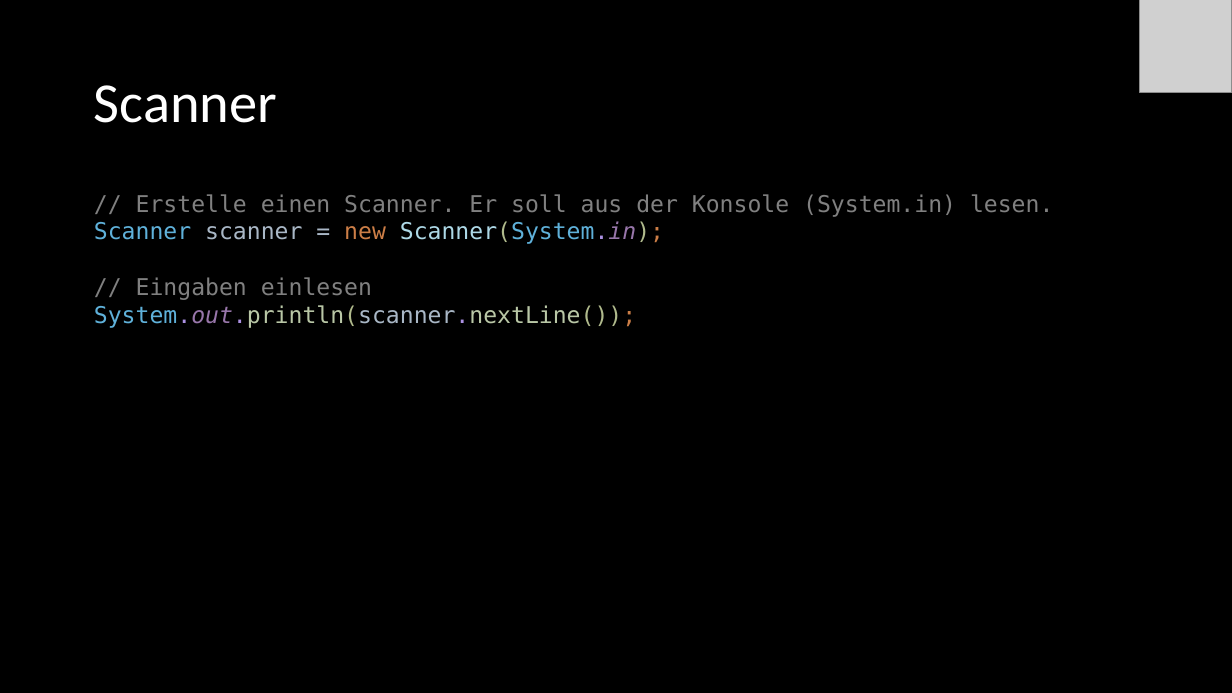
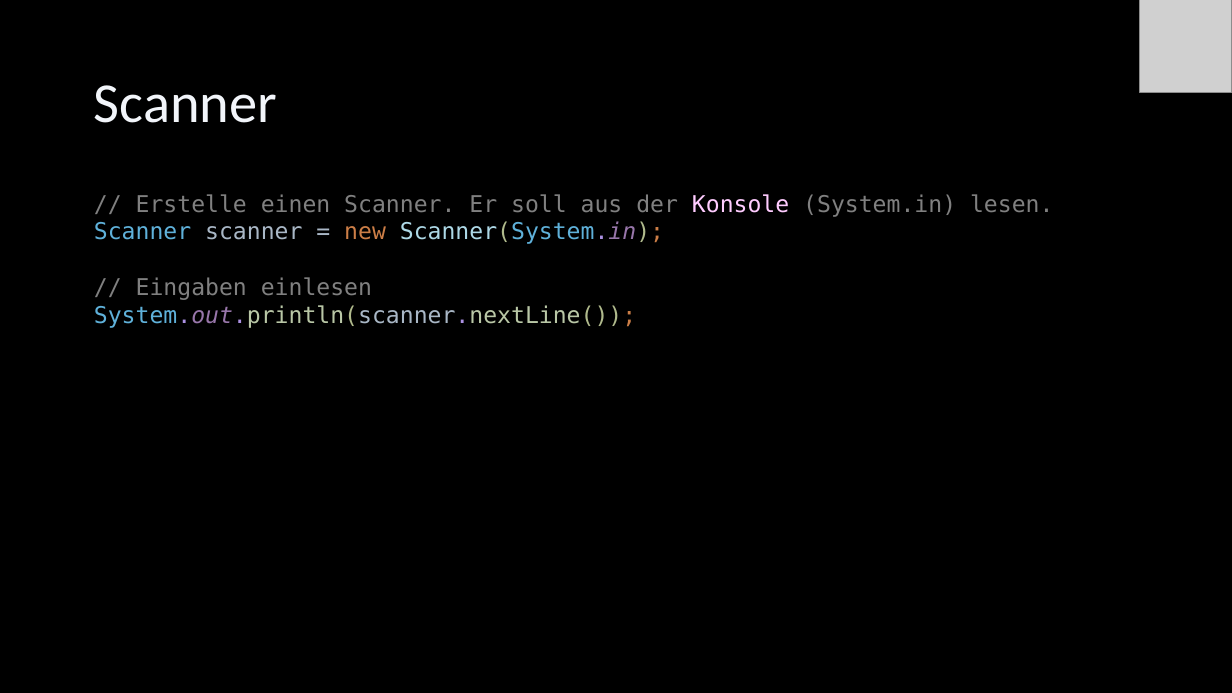
Before and after one commit to Cactusroot/Java, a slide deck: slide 12 of src/Java.pptx. Drawn at 1232x693 pixels with LibreOffice and Linux fonts; fonts in the diff are those of the drawing; grey boxes stand for pictures. Boxes give left, top, right and bottom in pixels: in the first picture for what was removed or moved away, otherwise in the second. Text is boxed around its words. In the diff, an @@ line names an element or a change of style, - is before the commit and + after.

```diff
--- a/src/Java.pptx
+++ b/src/Java.pptx
@@ text at [94,194,1053,244]: text colour #808080 to #FFCCFF in "Konsole" @@
```
Also in this commit, not shown: 75 other slides changed, 3 slides added, 1 slide removed.
